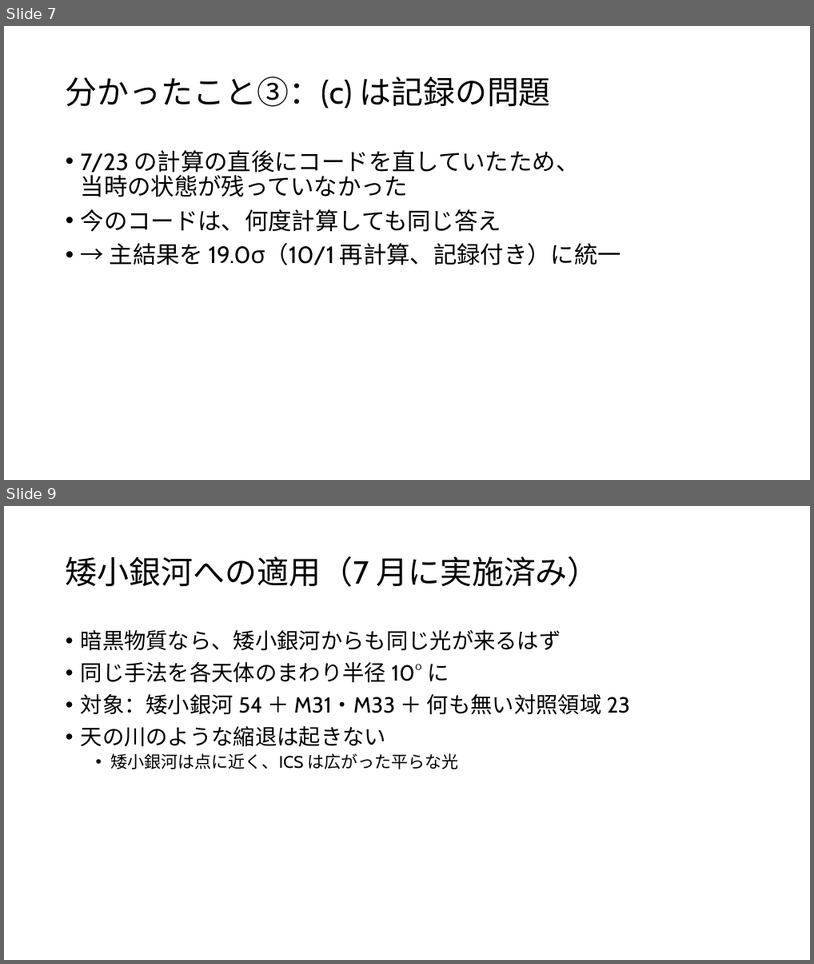
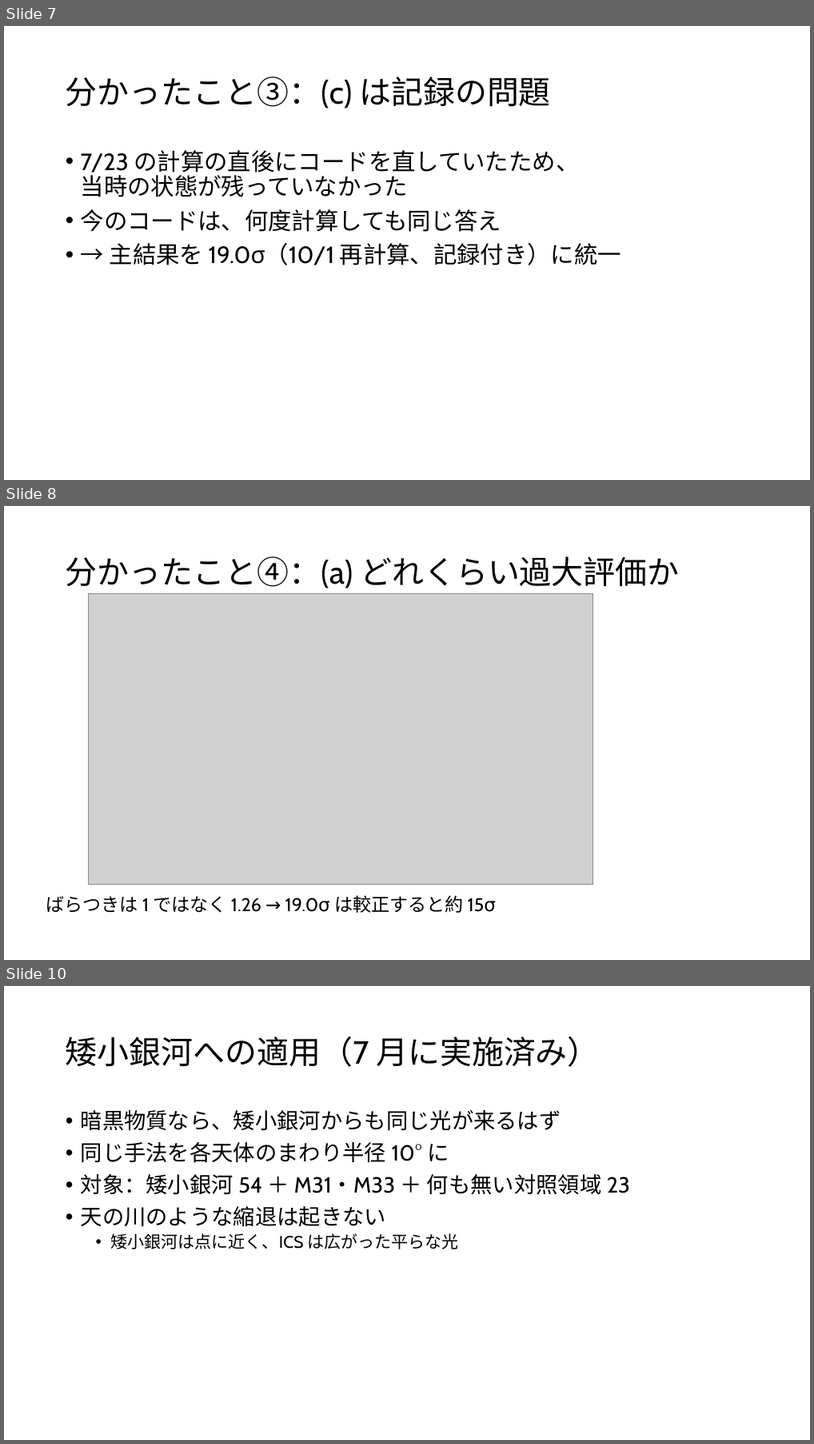
Before and after one commit to Mikann20041029/darkmatter-slides, a slide deck: slides/2026-10-02_研究進捗報告.pptx. Shown one above the other, each under a label of ours: slides 7 and 9 before the commit, slides 7, 8 and 10 after it; the slides between them are not shown. The pictures are 814x964 and 814x1444 pixels, drawn with LibreOffice and Linux fonts; fonts in the diff are those of the drawing; grey boxes stand for pictures. Boxes give left, top, right and bottom in pixels: in the first picture for what was removed or moved away, otherwise in the second. Text is boxed around its words. In the diff, an @@ line names an element or a change of style, - is before the commit and + after.

```diff
--- a/slides/2026-10-02_研究進捗報告.pptx
+++ b/slides/2026-10-02_研究進捗報告.pptx
@@ slide 8 added at [4,506,810,960], background #FFFFFF @@
@@ title added at [66,556,679,588], 38 pt, text #000000 @@
+分かったこと④：(a) どれくらい過大評価か
@@ picture added at [89,594,594,884] @@
@@ text added at [46,895,496,912], 22 pt, text #000000 @@
+ばらつきは 1 ではなく 1.26 → 19.0σ は較正すると約 15σ
@@ what was slide 9 is now slide 10 @@
```
Also in this commit, not shown: 3 slides changed, 1 other slide added, 5 other files.
